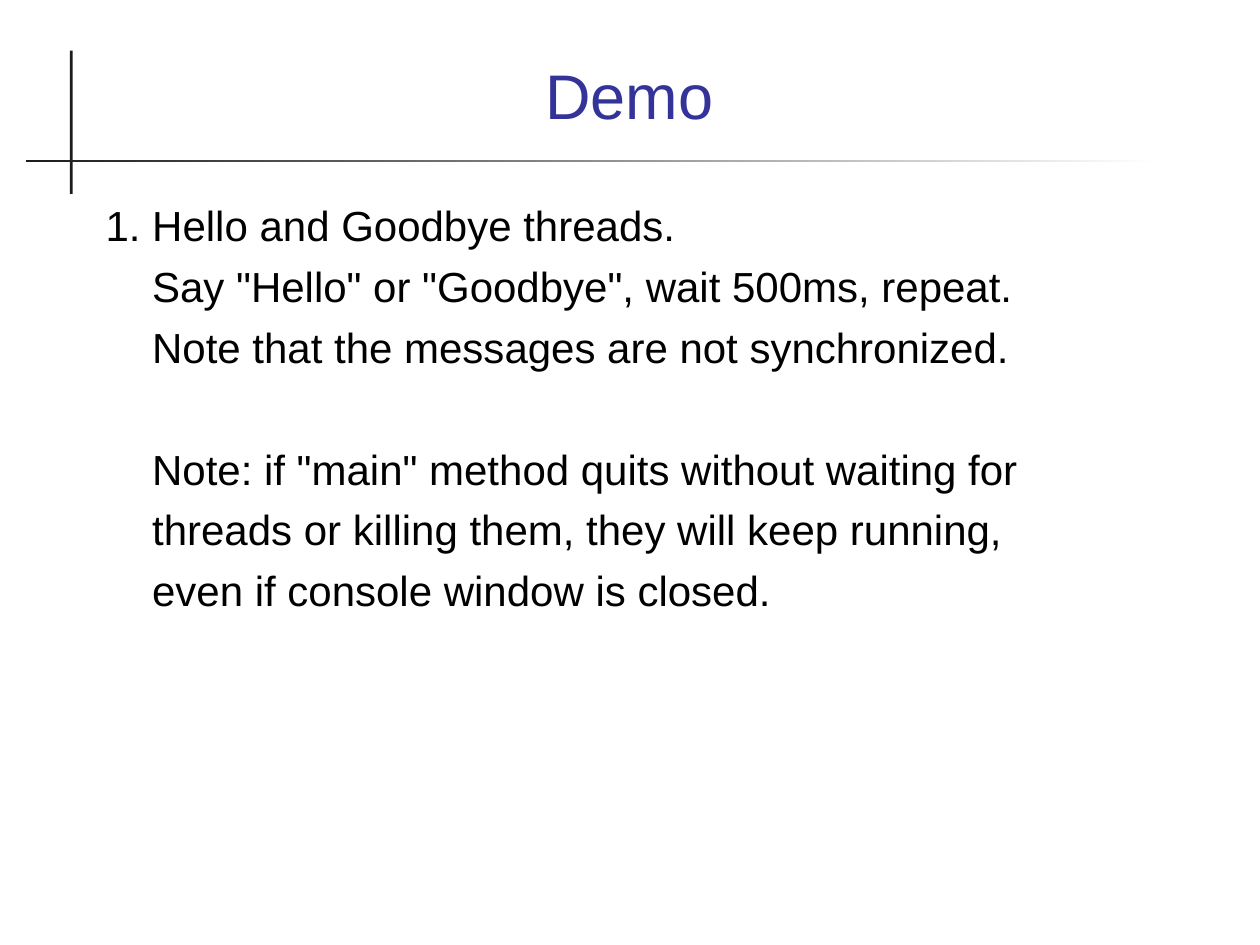
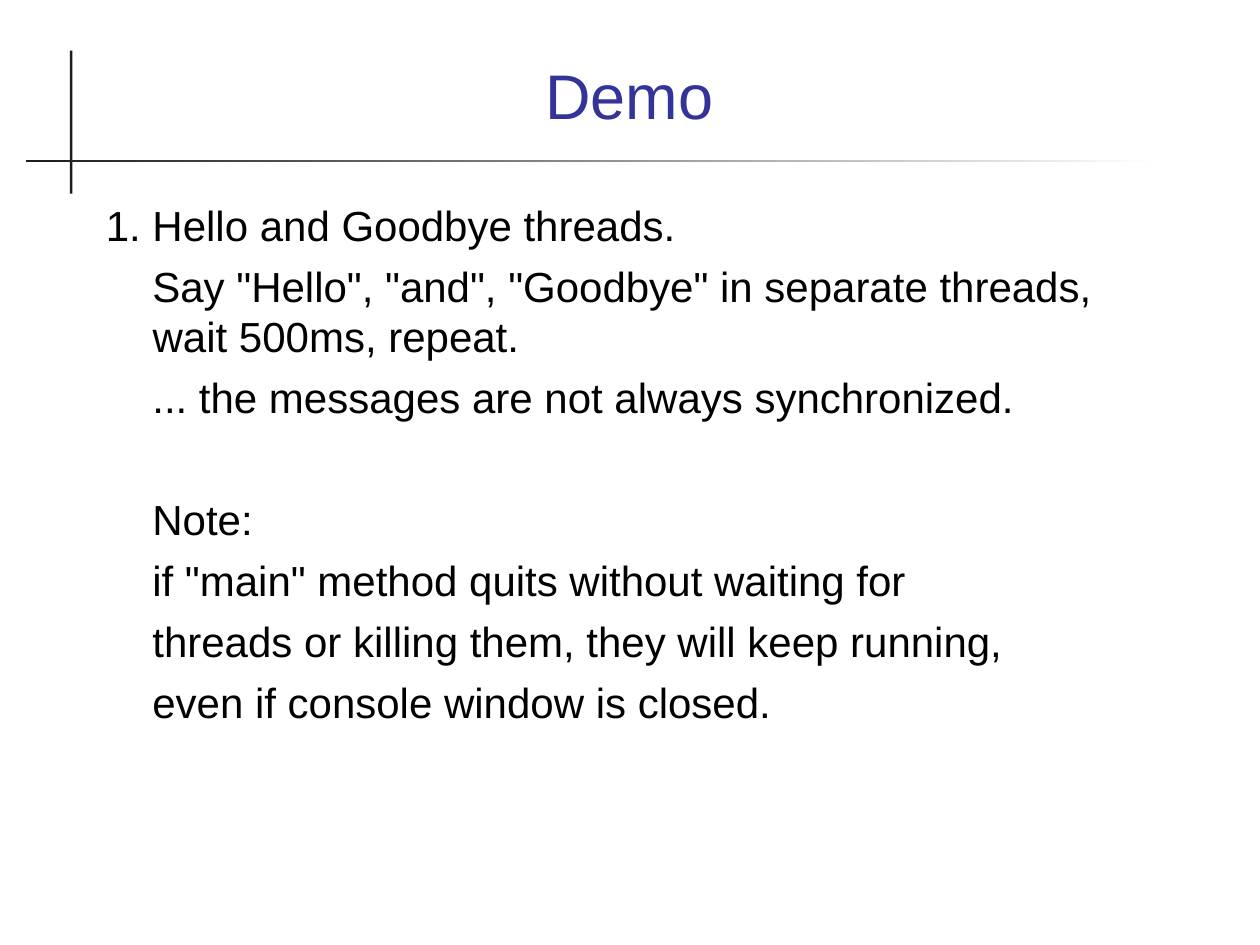
Before and after one commit to skeoop/skeoop.github.io, a slide deck: slide 9 of week12/Threads.ppt. Drawn at 1260x945 pixels with LibreOffice and Linux fonts; fonts in the diff are those of the drawing. Boxes give left, top, right and bottom in pixels: in the first picture for what was removed or moved away, otherwise in the second. Text is boxed around its words. In the diff, an @@ line names an element or a change of style, - is before the commit and + after.

```diff
--- a/week12/Threads.ppt
+++ b/week12/Threads.ppt
@@ text at (x1=152, y1=271, x2=1092, y2=604): text changed @@
-Say "Hello" or "Goodbye", wait 500ms, repeat.
-Note that the messages are not synchronized.
-Note: if "main" method quits without waiting for
+Say "Hello", "and", "Goodbye" in separate threads, wait 500ms, repeat.
+... the messages are not always synchronized.
+Note:
+if "main" method quits without waiting for
```
Also in this commit, not shown: 5 other slides changed, 2 slides added.
